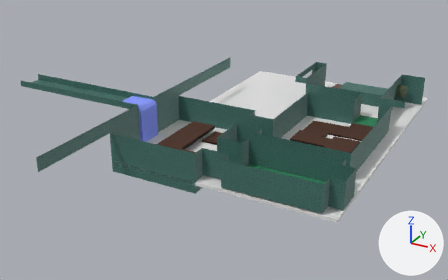
An edit to the Blender file Assets/World/Level0/Raw/Level0.blend, drawn before and after from the same camera.
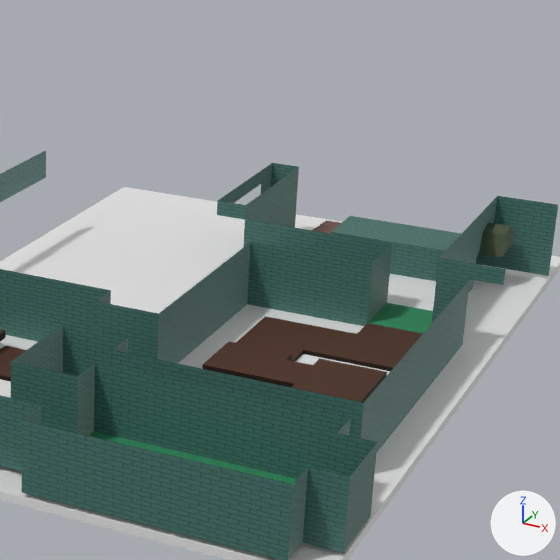
Each version appears first whole from a 50 mm camera at (54.2, -110.1, 76.8) aimed at (-34.5, 51.2, -3.9), and next in a close-up on the part from 48% to 95% of the width and 0% to 76% of the height. Every picture has the same lights, and +X, +Y and +Z are marked at lower right.

Script lines for the objects in view, before the commit:
```python
me_plane = bpy.data.meshes.new('Plane')
me_plane.from_pydata(...)  # 314 vertices, 232 faces, 5 loose edges; spans x -100.0..16.0, y -12.0..104.0, z -4.0..12.0
# faces by material slot: [19, 105, 8, 17, 59, 24]
me_plane.materials.append(mat_planks)
me_plane.materials.append(mat_walls)
me_plane.materials.append(mat_grass)
me_plane.materials.append(mat_uv_riverrock)
me_plane.materials.append(mat_planks_dark)
me_plane.materials.append(mat_bark)
me_plane_002 = bpy.data.meshes.new('Plane.002')
me_plane_002.from_pydata(...)  # a box spanning x -52.0..16.0, y 16.0..114.0, z -1.5..-0.5
ob_lava_0 = bpy.data.objects.new('Lava 0', me_plane_002)
ob_lava_0.location = (0.0, 0.0, 0.0)
ob_level_0 = bpy.data.objects.new('Level 0', me_plane)
ob_level_0.location = (0.0, 0.0, 0.0)
```
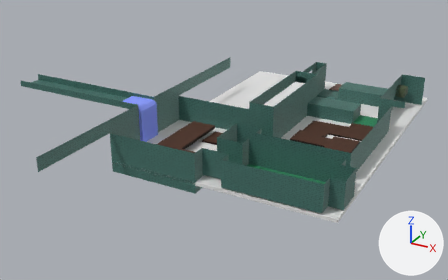
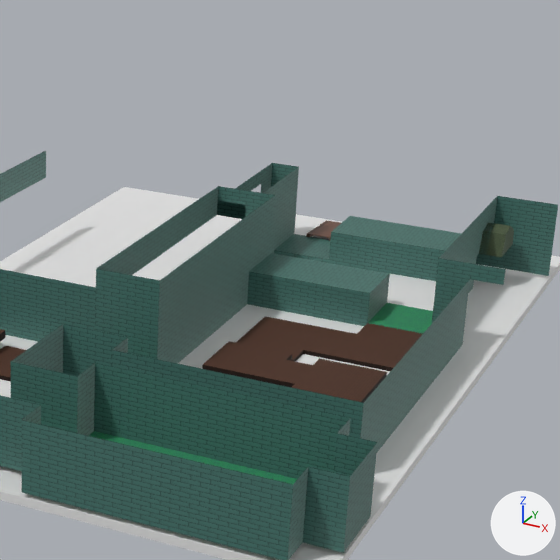
Location of each change, [x1, y1, x2, y2] in pixels of the close-ups (560 x 560 px):
part 1 of me_plane, built on: before [157, 220, 392, 363]; after [96, 186, 390, 363]

The change in detail:
me_plane is used by ob_level_0; location (0.0, 0.0, 0.0).
me_plane had 314 vertices, 232 faces, 5 loose edges and spanned x -100.0..16.0, y -12.0..104.0, z -4.0..12.0.
me_plane now has 323 vertices, 242 faces, 5 loose edges and spans x -100.0..16.0, y -12.0..104.0, z -4.0..12.0.
Part 1, on me_plane:
3 faces are deleted.
2 vertices move from x 0.0, y 76.0..84.0, z 8.0 to x 0.0, y 76.0..84.0, z 4.0.
3 vertices are added at (-16.0, 84.0, 4.0), (-16.0, 84.0, 8.0), (-16.0, 84.0, 12.0).
6 new vertices lie (0.0, 0.0, 4.0) away from vertices in x -24.0..-16.0, y 48.0..84.0, z 0.0..8.0.
13 new faces join them, mat_walls.
